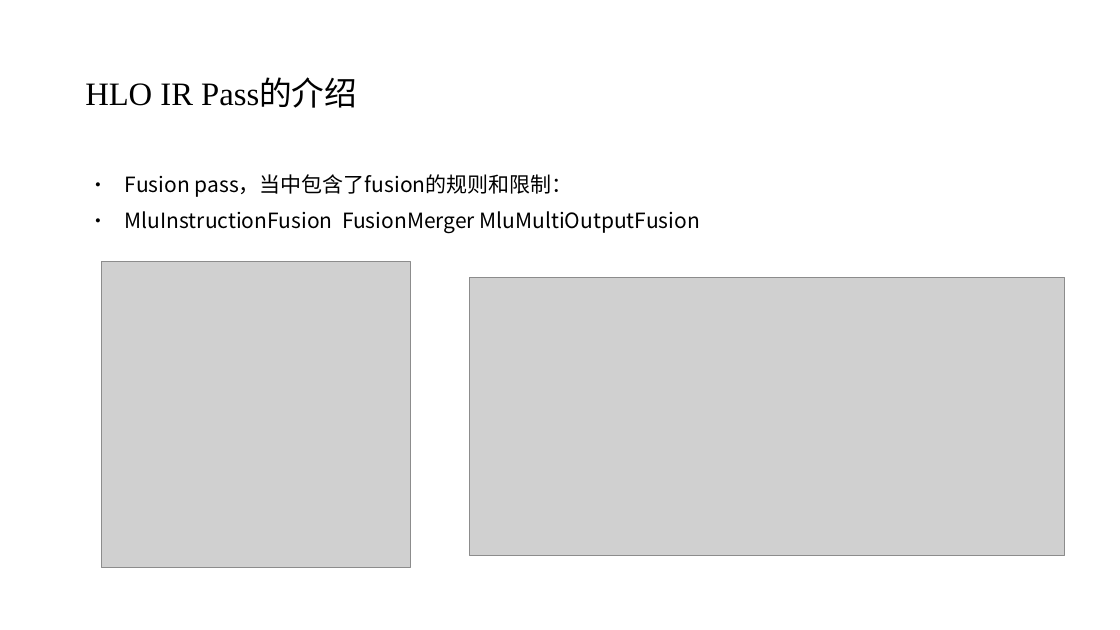
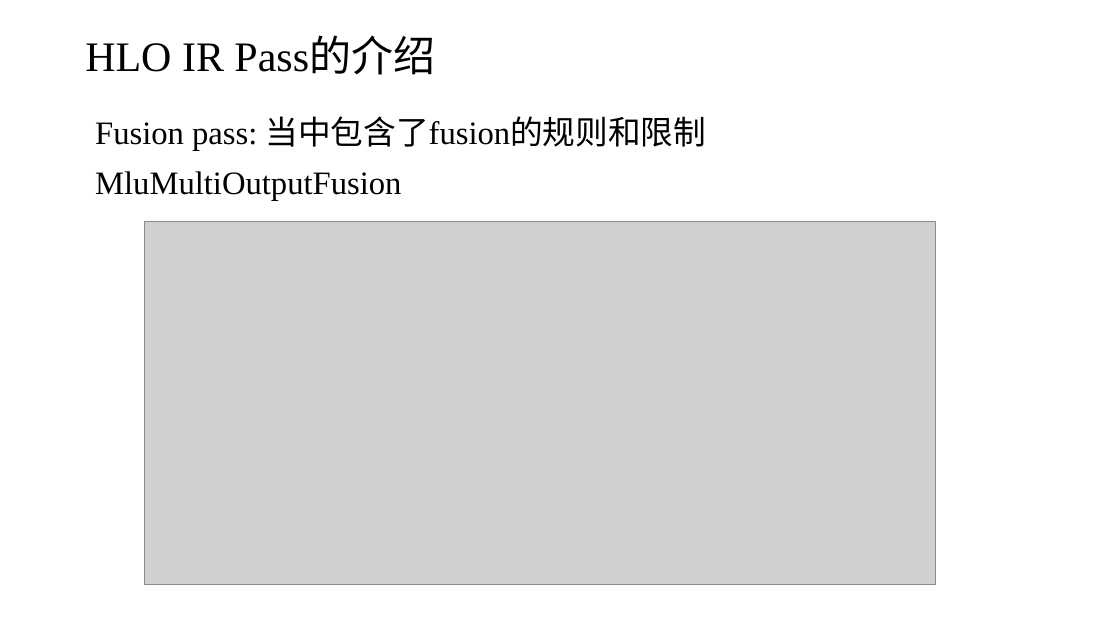
Before and after one commit to EchoWangHF/Blogs, a slide deck: slide 19 of xla/xla简介.pptx (slide 14 before the commit). Drawn at 1120x630 pixels with LibreOffice and Linux fonts; fonts in the diff are those of the drawing; grey boxes stand for pictures. Boxes give left, top, right and bottom in pixels: in the first picture for what was removed or moved away, otherwise in the second. Text is boxed around its words. In the diff, an @@ line names an element or a change of style, - is before the commit and + after.

```diff
--- a/xla/xla简介.pptx
+++ b/xla/xla简介.pptx
@@ text "HLO IR Pass的介绍": place and size @@
-text "HLO IR Pass的介绍" at (85, 79, 357, 108)
+text "HLO IR Pass的介绍" at (85, 38, 435, 75)
@@ text "HLO IR Pass的介绍" at (85, 38, 435, 75): size 28 to 36 pt @@
@@ text at (95, 116, 706, 200): text changed; size 18 to 28 pt; font Noto Sans CJK SC to Times New Roman @@
-● Fusion pass，当中包含了fusion的规则和限制：
-● MluInstructionFusion FusionMerger MluMultiOutputFusion
+Fusion pass: 当中包含了fusion的规则和限制
+MluMultiOutputFusion
@@ picture added at (145, 221, 937, 584) @@
@@ picture removed at (102, 261, 411, 567) @@
@@ picture removed at (470, 277, 1065, 555) @@
```
Also in this commit, not shown: 25 other slides changed, 7 slides added, 2 slides removed.
